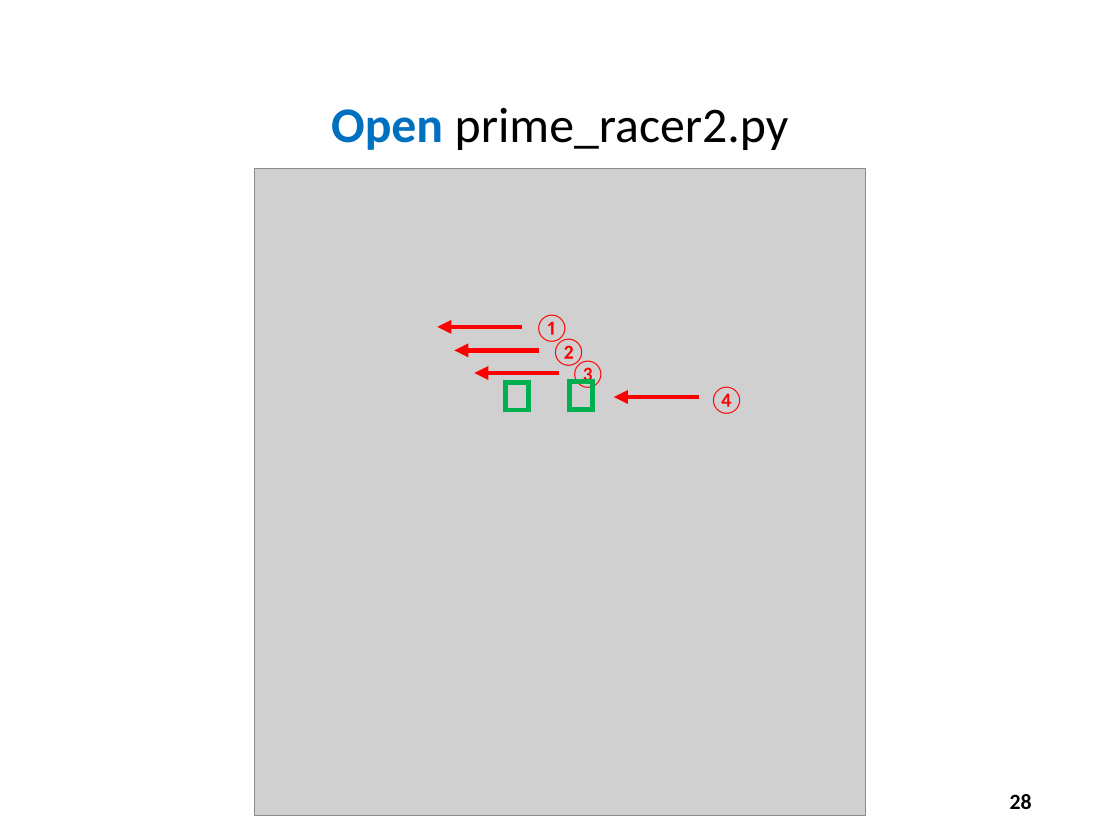
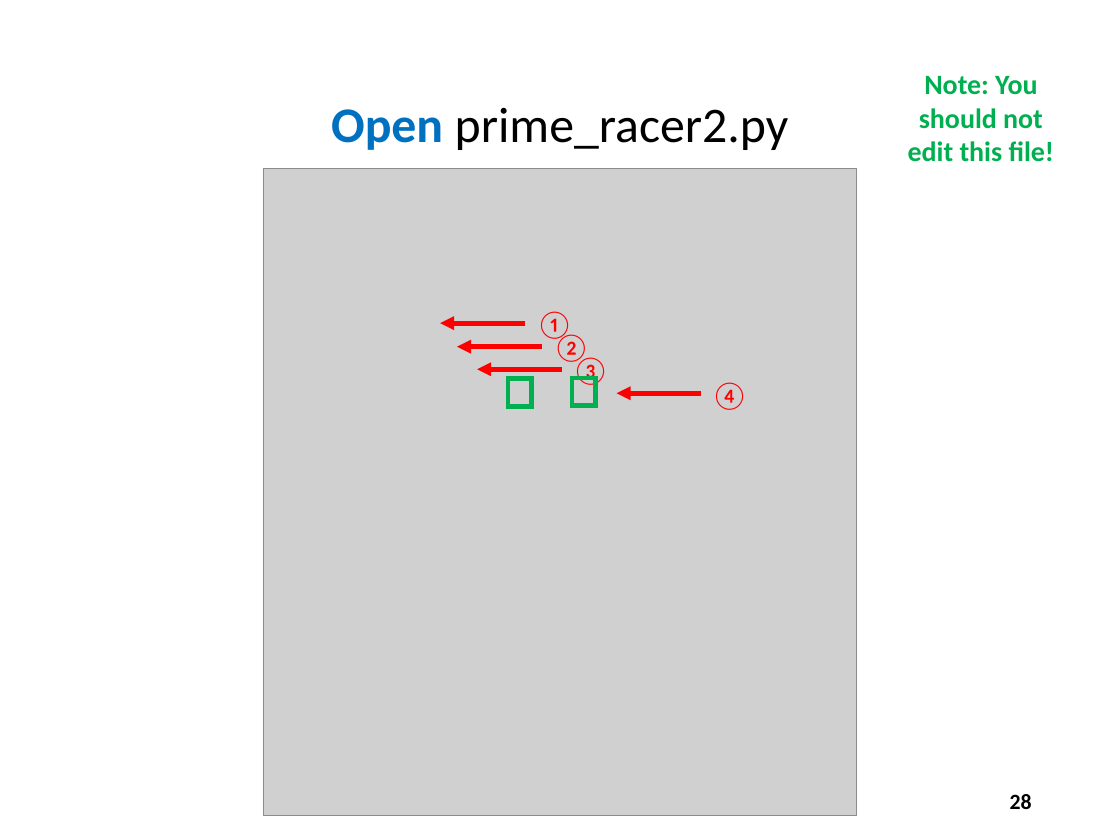
Before and after one commit to dbiersach/scicomp101, a slide deck: slide 28 of Session 10 - Random Numbers and Algorithms/Session 10 - Random Numbers and Algorithms.pptx. Drawn at 1120x840 pixels with LibreOffice and Linux fonts; fonts in the diff are those of the drawing; grey boxes stand for pictures. Boxes give left, top, right and bottom in pixels: in the first picture for what was removed or moved away, otherwise in the second. Text is boxed around its words. In the diff, an @@ line names an element or a change of style, - is before the commit and + after.

```diff
--- a/Session 10 - Random Numbers and Algorithms/Session 10 - Random Numbers and Algorithms.pptx
+++ b/Session 10 - Random Numbers and Algorithms/Session 10 - Random Numbers and Algorithms.pptx
@@ text added at [908,76,1055,162], 18 pt, text #00B050, bold @@
+Note: You should not edit this file!
@@ picture: place and size @@
-picture at [254,168,866,815]
+picture at [263,168,857,815]
@@ 2 arrows, 1 text: place and size @@
-2 arrows, 1 text at [455,351,745,414]
+2 arrows, 1 text at [457,347,748,410]
@@ 2 texts, 2 arrows, 1 rectangle: place and size @@
-2 texts, 2 arrows, 1 rectangle at [437,314,699,410]
+2 texts, 2 arrows, 1 rectangle at [440,311,701,407]
```
Also in this commit, not shown: 9 other slides changed, 7 other files.
